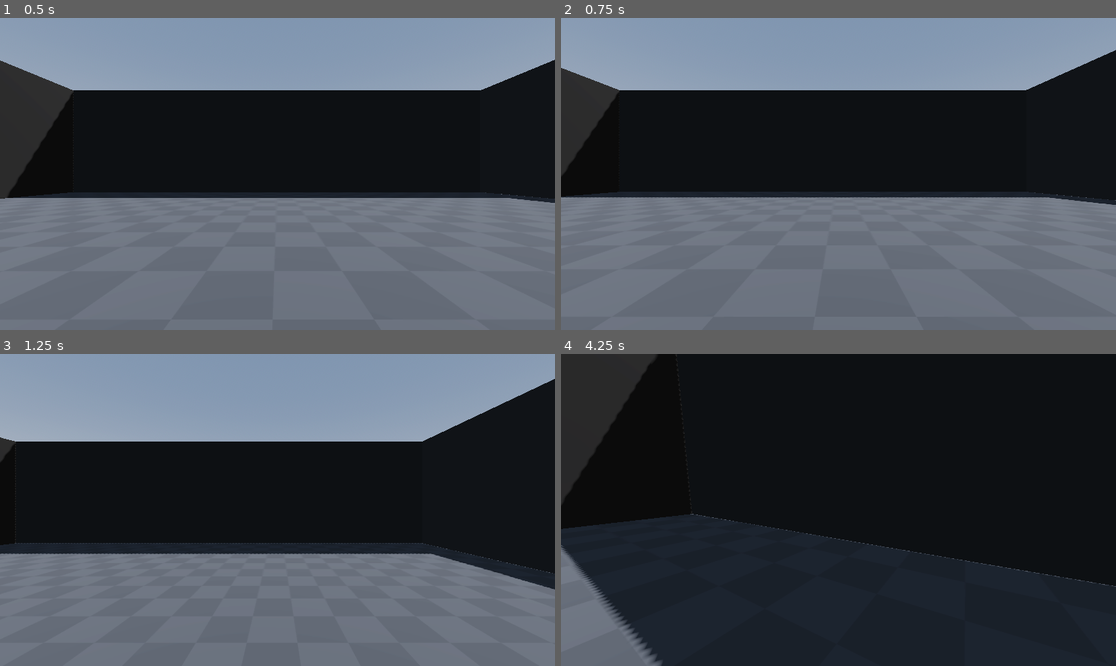
Above: before the commit, frames 1-4 (two rows, left to right).
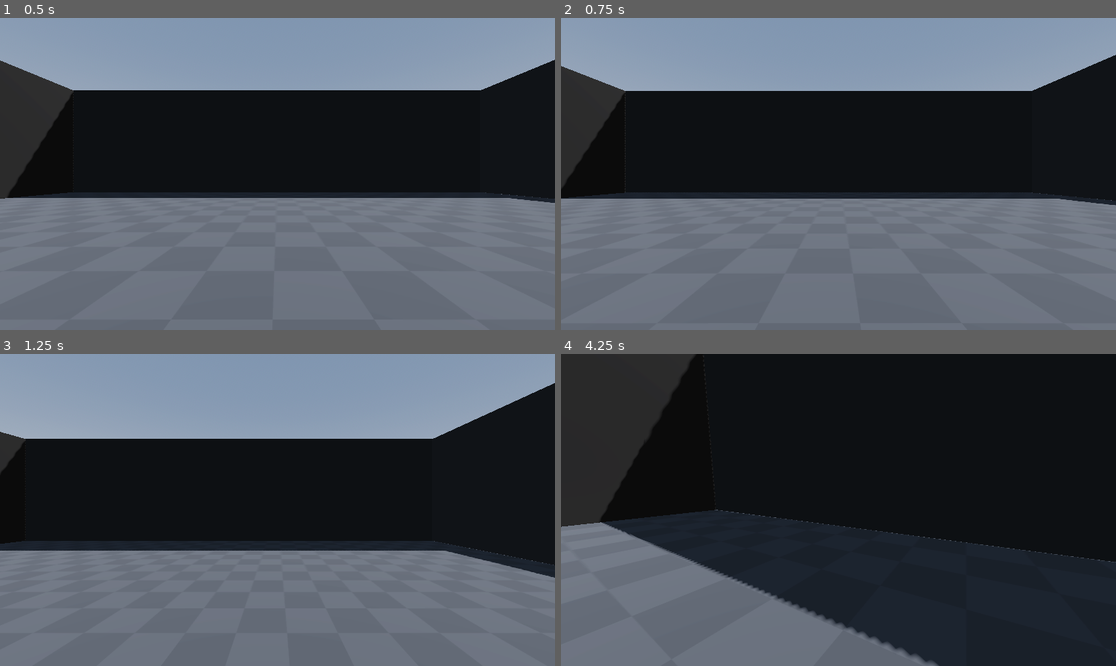
Above: after the commit, the same moments.

Repository: juanakajuan/sourcelike-fps-character-controller
Game: Godot game, scene res://scenes/World.tscn
Same seed, same stepped clock (60 frames per second), same inputs: the game is played once before the commit and once after it.
Inputs (mouse positions are in pixels of both pictures, inside the frame that each line leads up to):
- Up to frame 1 (0.5 s): no input
- Up to frame 2 (0.75 s): tap Enter at 0.5 s; move the mouse to (960, 158) at 0.52 s; hold D (move_right) from 0.53 s (still down); hold Shift (sprint) from 0.53 s (still down); click (960, 158) at 0.67 s
- Up to frame 3 (1.25 s): keep holding D (move_right); keep holding Shift (sprint); tap Space (jump) at 0.77 s
- Up to frame 4 (4.25 s): move the mouse to (810, 510) at 1.27 s; release D (move_right) at 1.28 s; release Shift (sprint) at 1.28 s; hold W (move_forward) from 1.28 s (still down); tap Shift (sprint) at 1.35, 2.85 s; tap Space (jump) at 1.52, 3.02, 3.77 s; move the mouse to (849, 503) at 2.02 s; hold Shift (sprint) 2.03-2.78 s; move the mouse to (832, 516) at 2.77 s; move the mouse to (877, 513) at 3.52 s; hold Shift (sprint) from 3.53 s (still down)

Frame 1 is identical in both runs. In frame 2, 1.3% of the frame differs, in the area x 0-100%, y 10-61%; in frame 3, 2.9%; in frame 4, 20%, in the area x 0-100%, y 0-100%.

Commit message:
feat: implement b-hopping

Diff:
--- a/project.godot
+++ b/project.godot
@@ -14,6 +14,11 @@
 run/main_scene="uid://2lsqvwx5p2uj"
 config/features=PackedStringArray("4.5", "Forward Plus")
 config/icon="res://icon.svg"
+
+[debug]
+
+gdscript/warnings/untyped_declaration=1
+gdscript/warnings/inferred_declaration=1
 
 [display]
 
--- a/scripts/fps_controller.gd
+++ b/scripts/fps_controller.gd
@@ -3,15 +3,20 @@
 @export var look_sensitivity: float = 0.002
 @export var jump_velocity: float = 6.0
 @export var auto_bhop: bool = true
-@export var walk_speed: float = 7.0
-@export var sprint_speed: float = 8.5
 
 const HEADBOB_MOVE_AMOUNT: float = 0.06
 const HEADBOB_FREQUENCY: float = 2.4
 var headbob_time: float = 0.0
 
+@export_category("Ground Movement")
+@export var walk_speed: float = 7.0
+@export var sprint_speed: float = 8.5
+@export var ground_acceleration: float = 14.0
+@export var ground_deceleration: float = 10.0
+@export var ground_friction: float = 6.0
+
 @export_category("Air Movement")
-@export var air_cap: float = 0.85  # Can surf steeper ramps if this is higher, makes it easier to stick and bhop
+@export var air_cap: float = 0.85
 @export var air_acceleration: float = 800.0
 @export var air_move_speed: float = 500.0
 
@@ -23,7 +28,7 @@
 
 
 func _ready() -> void:
-	for child in %WorldModel.find_children("*", "VisualInstance3D"):
+	for child: Node in %WorldModel.find_children("*", "VisualInstance3D"):
 		child.set_layer_mask_value(1, false)
 		child.set_layer_mask_value(2, true)
 
@@ -41,7 +46,7 @@
 			%Camera3D.rotation.x = clamp(%Camera3D.rotation.x, deg_to_rad(-90), deg_to_rad(90))
 
 
-func _headbob_effect(delta):
+func _headbob_effect(delta: float) -> void:
 	headbob_time += delta * self.velocity.length()
 	%Camera3D.transform.origin = Vector3(
 		cos(headbob_time * HEADBOB_FREQUENCY * 0.5) * HEADBOB_MOVE_AMOUNT,
@@ -57,19 +62,33 @@
 func _handle_air_physics(delta: float) -> void:
 	self.velocity.y -= ProjectSettings.get_setting("physics/3d/default_gravity") * delta
 
-	var current_speed_in_wish_direction = self.velocity.dot(wish_direction)
-	var capped_speed = min((air_move_speed * wish_direction).length(), air_cap)
-	var add_speed_until_cap = capped_speed - current_speed_in_wish_direction
+	var current_speed_in_wish_direction: float = self.velocity.dot(wish_direction)
+	var capped_speed: float = min((air_move_speed * wish_direction).length(), air_cap)
+	var add_speed_until_cap: float = capped_speed - current_speed_in_wish_direction
 
 	if add_speed_until_cap > 0:
-		var acceleration_speed = air_acceleration * air_move_speed * delta
+		var acceleration_speed: float = air_acceleration * air_move_speed * delta
 		acceleration_speed = min(acceleration_speed, add_speed_until_cap)
 		self.velocity += acceleration_speed * wish_direction
 
 
 func _handle_ground_physics(delta: float) -> void:
-	self.velocity.x = wish_direction.x * get_move_speed()
-	self.velocity.z = wish_direction.z * get_move_speed()
+	var current_speed_in_wish_direction: float = self.velocity.dot(wish_direction)
+	var add_speed_until_cap: float = get_move_speed() - current_speed_in_wish_direction
+
+	if add_speed_until_cap > 0:
+		var acceleration_speed: float = ground_acceleration * delta * get_move_speed()
+		acceleration_speed = min(acceleration_speed, add_speed_until_cap)
+		self.velocity += acceleration_speed * wish_direction
+
+	# Apply friction
+	var control: float = max(self.velocity.length(), ground_deceleration)
+	var drop: float = control * ground_friction * delta
+	var new_speed: float = max(self.velocity.length() - drop, 0.0)
+
+	if self.velocity.length() > 0:
+		new_speed /= self.velocity.length()
+	self.velocity *= new_speed
 
 	_headbob_effect(delta)
 
